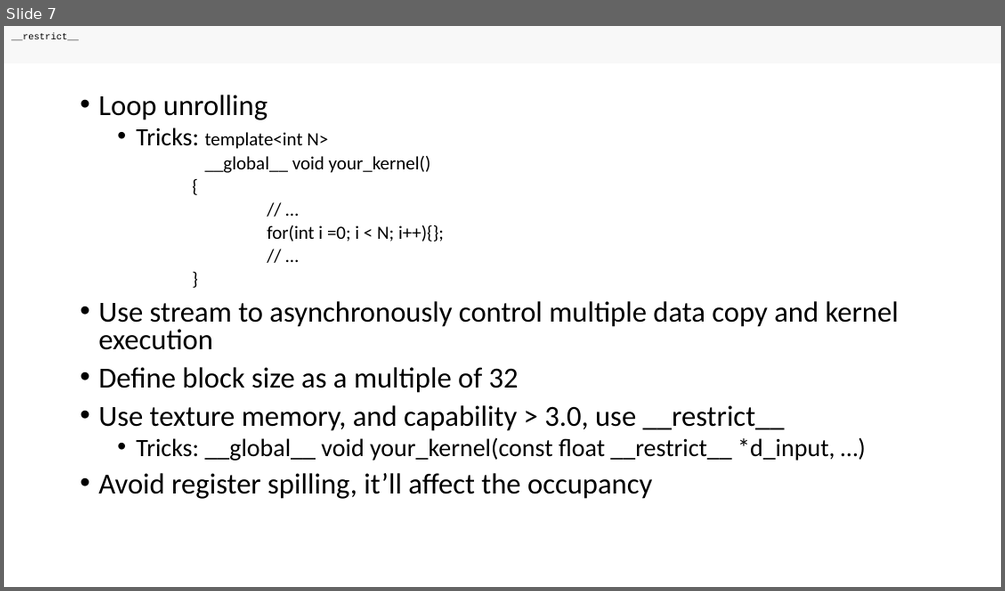
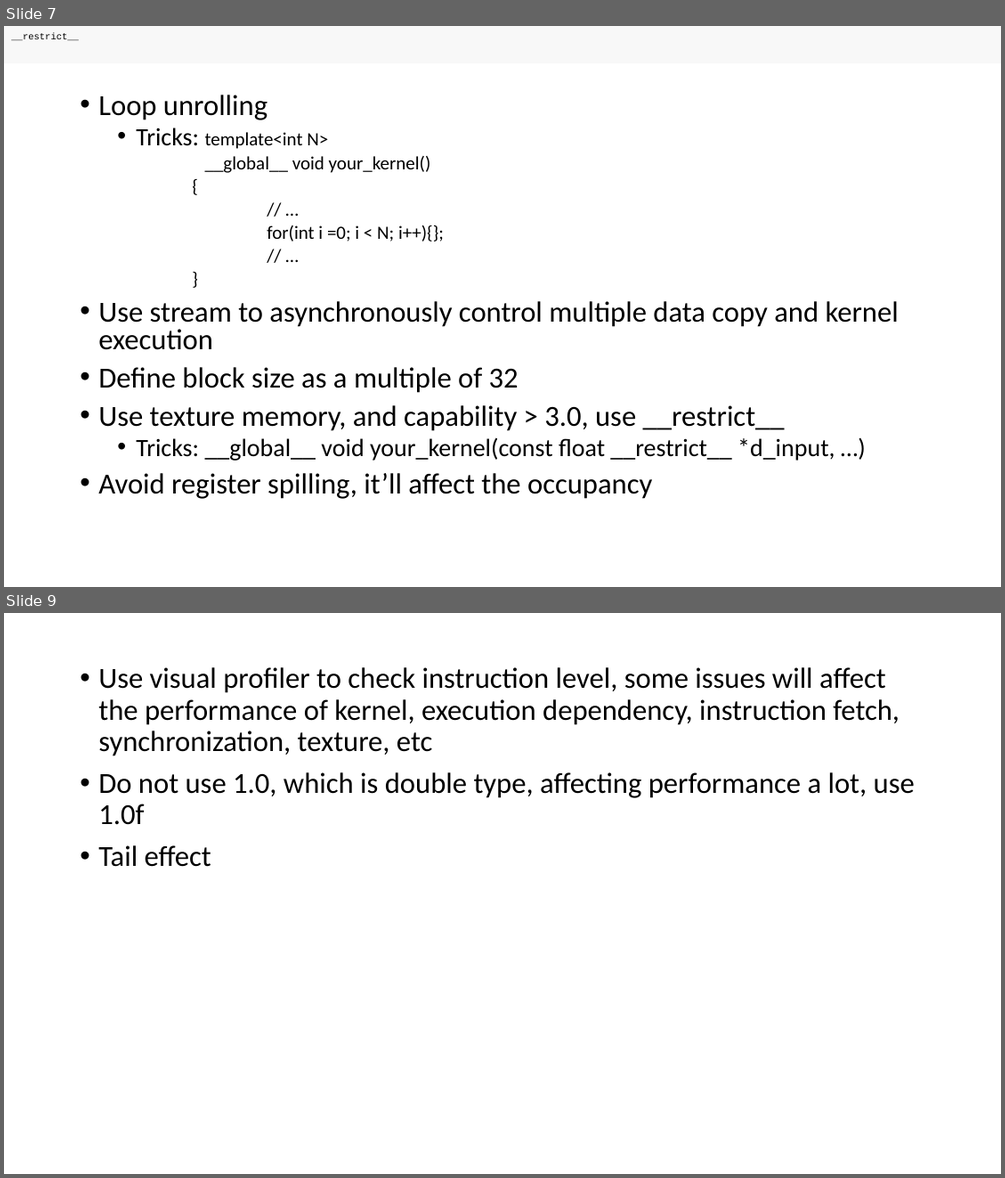
Before and after one commit to Dengjianping/JenkinsTest, a slide deck: cuda_leaning.pptx. Shown one above the other, each under a label of ours: slide 7 before the commit, slides 7 and 9 after it; the slides between them are not shown. The pictures are 1005x591 and 1005x1178 pixels, drawn with LibreOffice and Linux fonts; fonts in the diff are those of the drawing. Boxes give left, top, right and bottom in pixels: in the first picture for what was removed or moved away, otherwise in the second. Text is boxed around its words. In the diff, an @@ line names an element or a change of style, - is before the commit and + after.

```diff
--- a/cuda_leaning.pptx
+++ b/cuda_leaning.pptx
@@ slide 9 added at <box>4,613,1001,1174</box>, background #FFFFFF @@
@@ text added at <box>98,667,914,867</box>, 28 pt, text #000000 @@
+• Use visual profiler to check instruction level, some issues will affect the performance of kernel, execution dependency, instruction fetch, synchronization, texture, etc
+• Do not use 1.0, which is double type, affecting performance a lot, use 1.0f
+• Tail effect
```
Also in this commit, not shown: 3 slides changed.
